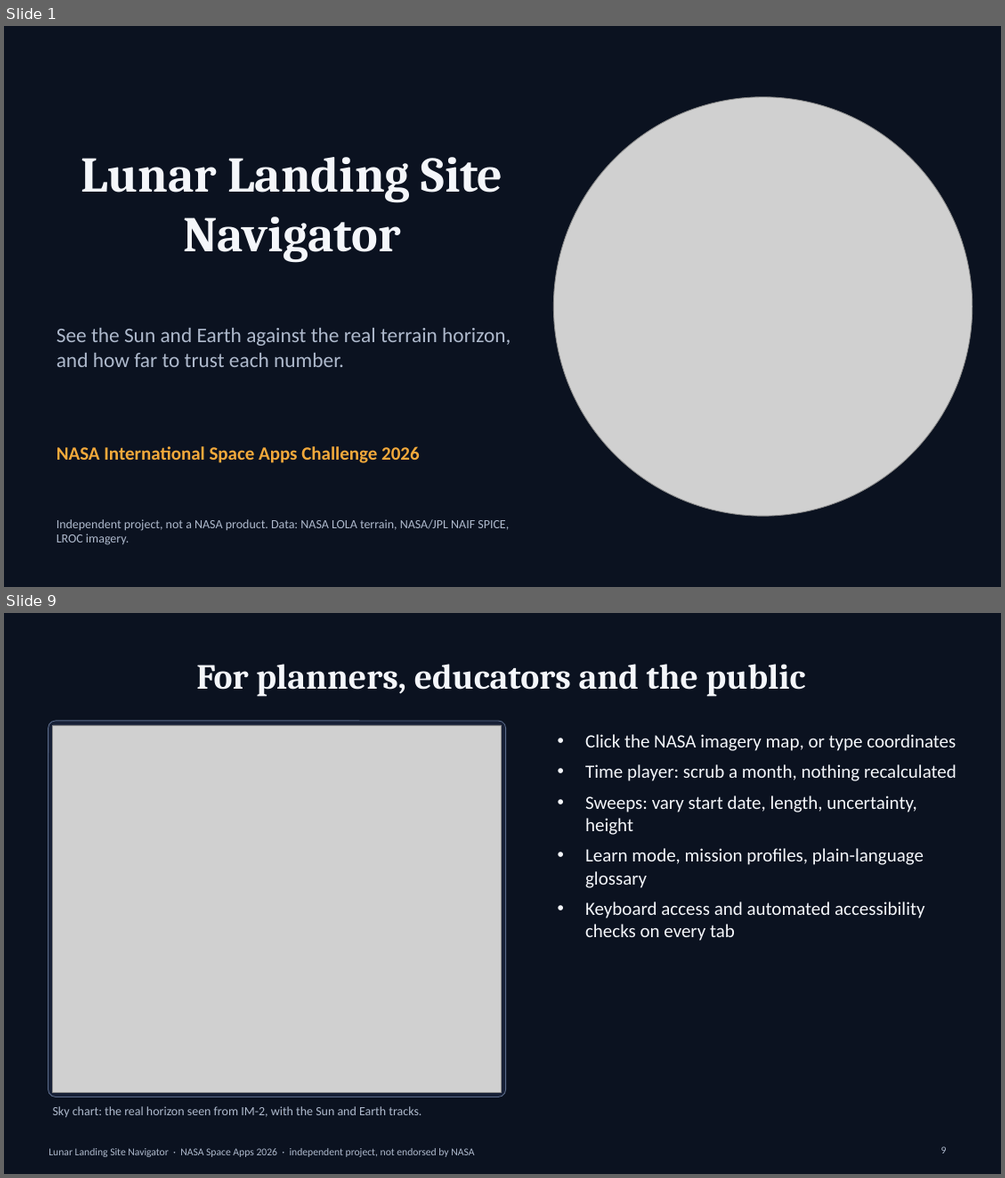
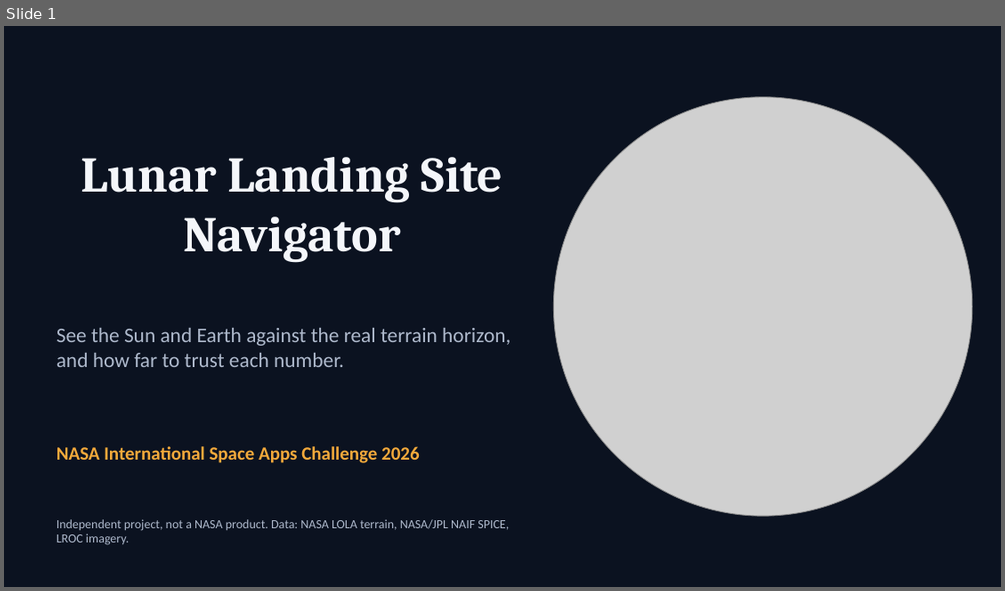
Before and after one commit to Dhinu-2001/NASA-Space-Apps-2026, a slide deck: docs/stage11/presentation/Lunar_Landing_Site_Navigator.pptx. Shown one above the other, each under a label of ours: slides 1 and 9 before the commit, slide 1 after it; the slides between them are not shown. The pictures are 1005x1178 and 1005x591 pixels, drawn with LibreOffice and Linux fonts; fonts in the diff are those of the drawing; grey boxes stand for pictures. Boxes give left, top, right and bottom in pixels: in the first picture for what was removed or moved away, otherwise in the second. Text is boxed around its words. In the diff, an @@ line names an element or a change of style, - is before the commit and + after.

```diff
--- a/docs/stage11/presentation/Lunar_Landing_Site_Navigator.pptx
+++ b/docs/stage11/presentation/Lunar_Landing_Site_Navigator.pptx
@@ slide 9 removed at (4,613,1001,1174), background #0B1220 @@
@@ title removed at (196,664,806,697) @@
-For planners, educators and the public
@@ rounded rectangle removed at (48,721,506,1097) @@
@@ picture removed at (53,725,502,1093) @@
@@ text removed at (585,734,956,941) @@
-• Click the NASA imagery map, or type coordinates
-• Time player: scrub a month, nothing recalculated
-• Sweeps: vary start date, length, uncertainty, height
-• Learn mode, mission profiles, plain-language glossary
-• Keyboard access and automated accessibility checks on every tab
@@ text removed at (53,1106,421,1117) @@
-Sky chart: the real horizon seen from IM-2, with the Sun and Earth tracks.
@@ page number removed at (941,1146,947,1153) @@
-9
@@ text removed at (48,1148,474,1157) @@
-Lunar Landing Site Navigator · NASA Space Apps 2026 · independent project, not endorsed by NASA
```
Also in this commit, not shown: 6 slides changed, 6 other slides removed, 2 other files.
